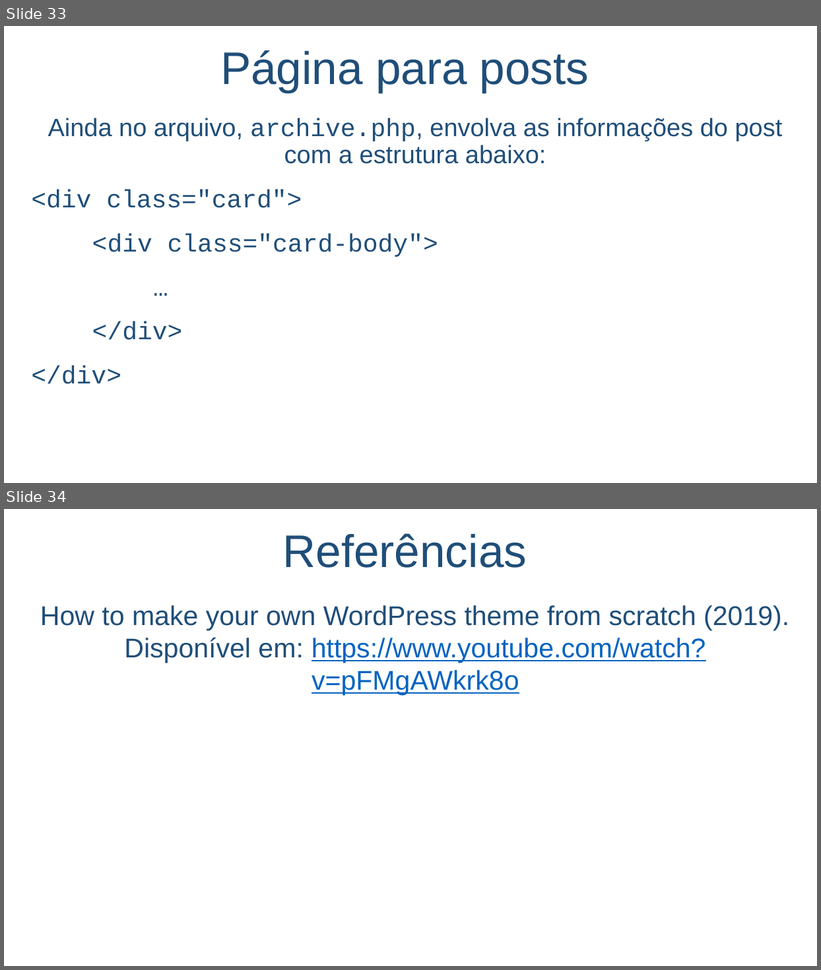
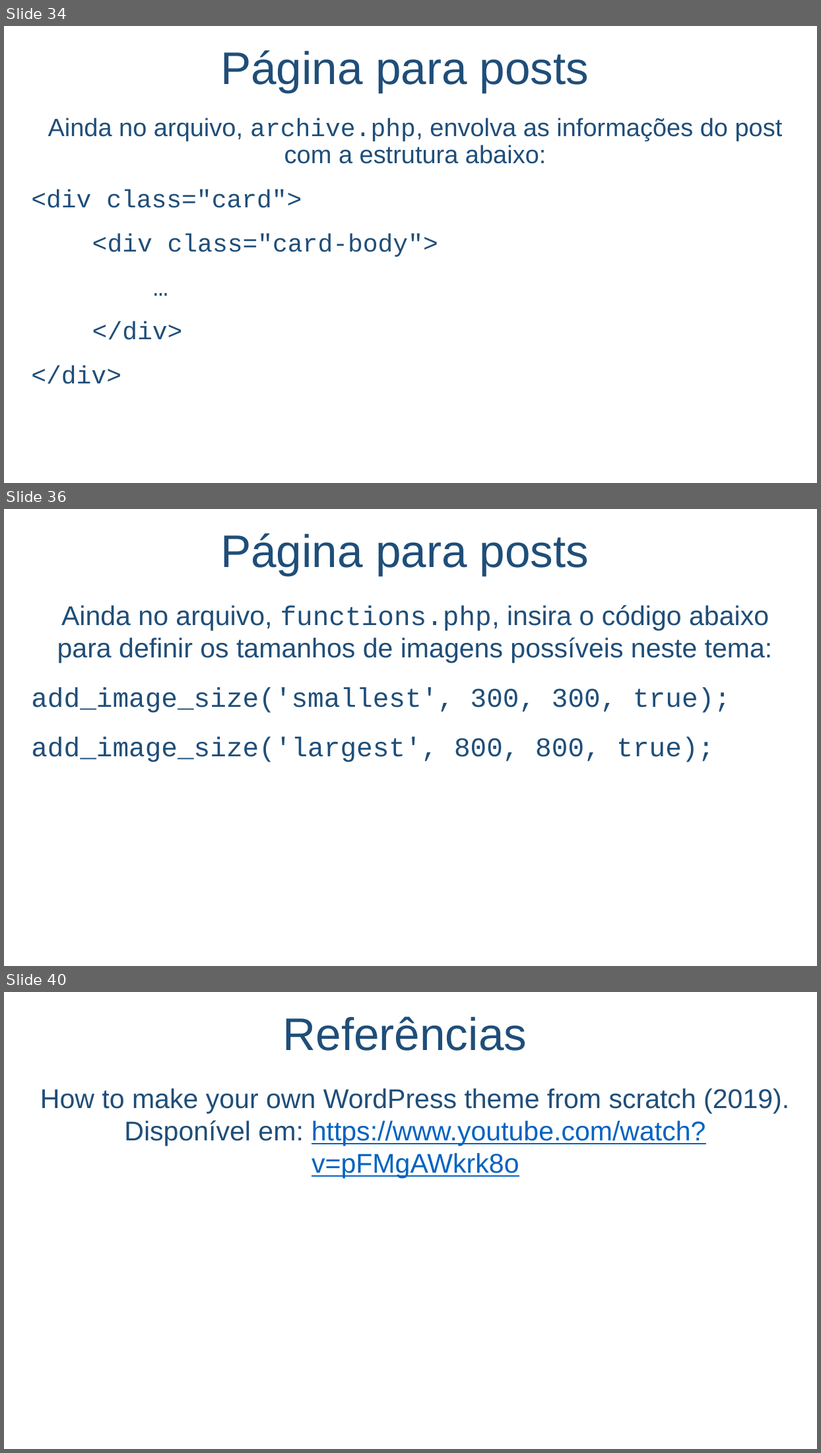
Before and after one commit to salmo-jr/public-slides, a slide deck: wordpress-como-criar-um-novo-tema.pptx. Shown one above the other, each under a label of ours: slides 33 and 34 before the commit, slides 34, 36 and 40 after it; the slides between them are not shown. The pictures are 821x970 and 821x1453 pixels, drawn with LibreOffice and Linux fonts; fonts in the diff are those of the drawing; background and template pictures are left out. Boxes give left, top, right and bottom in pixels: in the first picture for what was removed or moved away, otherwise in the second. Text is boxed around its words. In the diff, an @@ line names an element or a change of style, - is before the commit and + after.

```diff
--- a/wordpress-como-criar-um-novo-tema.pptx
+++ b/wordpress-como-criar-um-novo-tema.pptx
@@ slide 36 added at box(4, 509, 817, 966), background picture (left out) @@
@@ title added at box(220, 533, 589, 576), 54 pt, text #1F4E79 @@
+Página para posts
@@ text added at box(31, 605, 773, 762), 32 pt, text #1F4E79 @@
+Ainda no arquivo, functions.php, insira o código abaixo para definir os tamanhos de imagens possíveis neste tema:
+add_image_size('smallest', 300, 300, true);
+add_image_size('largest', 800, 800, true);
@@ what was slide 33 is now slide 34 @@
@@ what was slide 34 is now slide 40 @@
```
Also in this commit, not shown: 8 slides changed, 5 other slides added.
